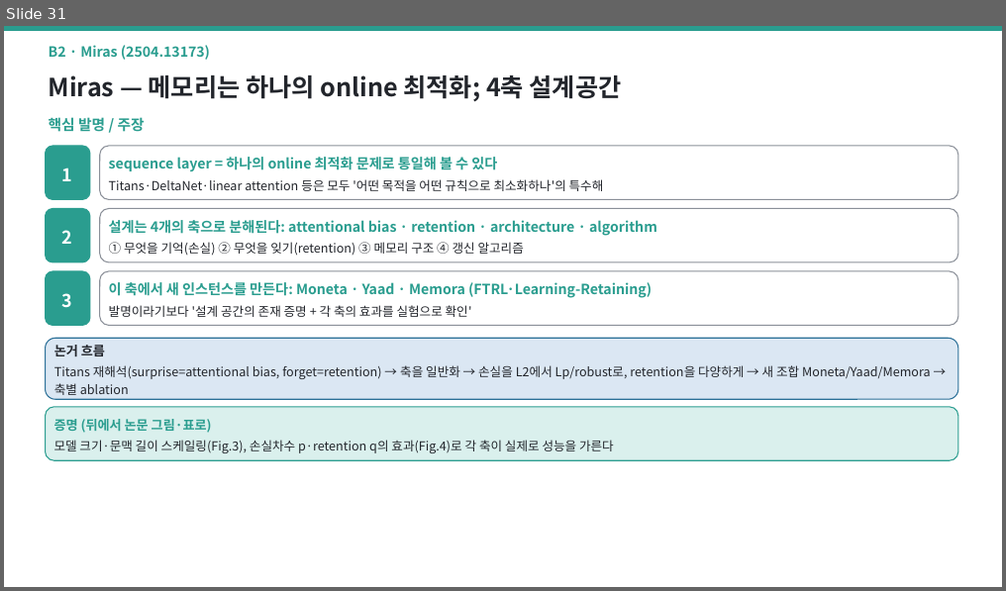
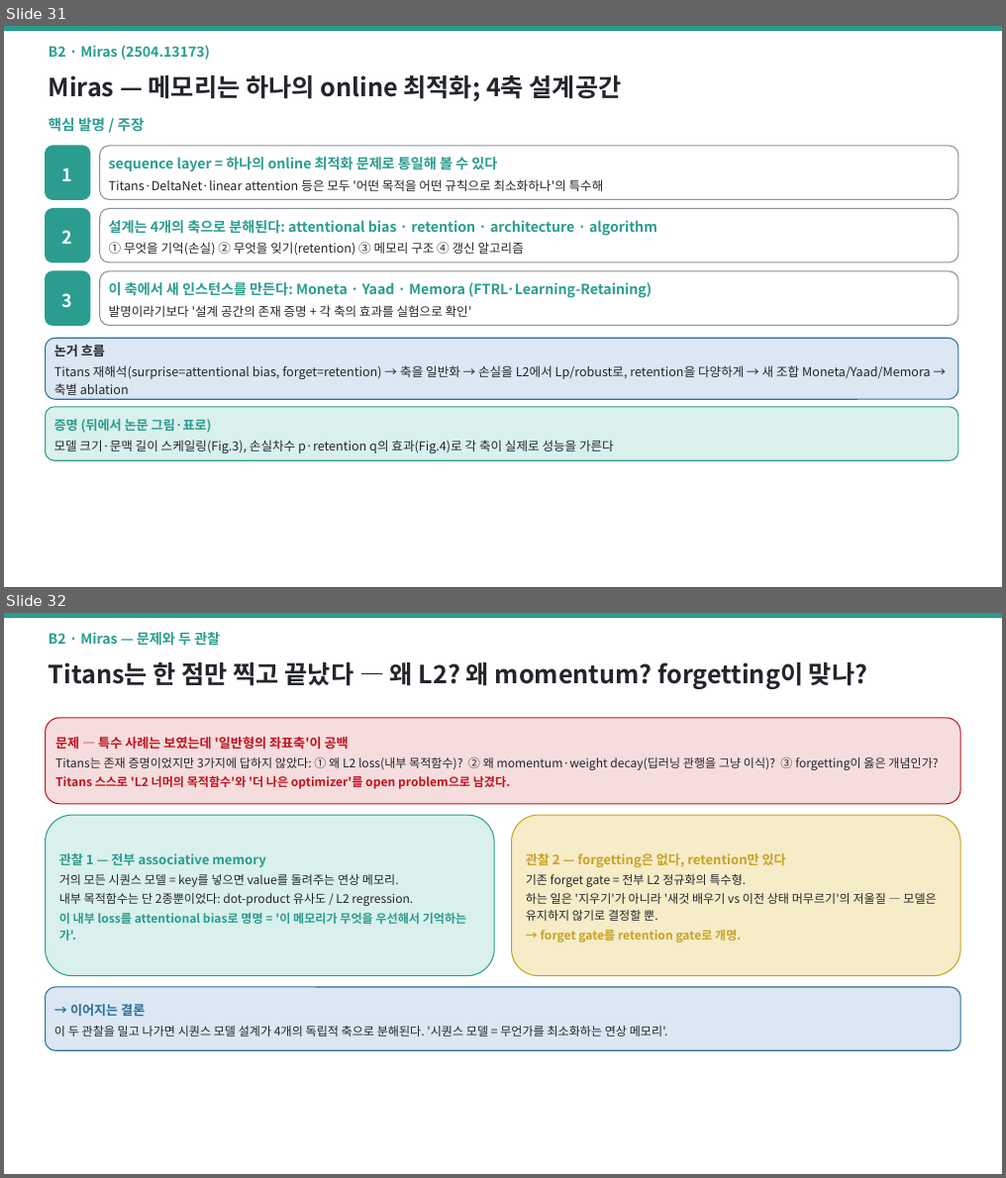
Before and after one commit to jimmylegendary/neural-memory-study, a slide deck: seminar/TTT-seminar.pptx. Shown one above the other, each under a label of ours: slide 31 before the commit, slides 31 and 32 after it. The pictures are 1006x591 and 1006x1178 pixels, drawn with LibreOffice and Linux fonts; fonts in the diff are those of the drawing. Boxes give left, top, right and bottom in pixels: in the first picture for what was removed or moved away, otherwise in the second. Text is boxed around its words. In the diff, an @@ line names an element or a change of style, - is before the commit and + after.

```diff
--- a/seminar/TTT-seminar.pptx
+++ b/seminar/TTT-seminar.pptx
@@ slide 32 added at (4,613,1002,1174), background #FFFFFF @@
@@ rectangle added at (4,613,1002,618), fill #2A9D8F, outline #2A9D8F 1 pt @@
@@ text added at (49,632,220,646), 13.5 pt, text #2A9D8F, bold @@
+B2 · Miras — 문제와 두 관찰
@@ text added at (49,663,867,689), 24 pt, text #22252B, bold @@
+Titans는 한 점만 찍고 끝났다 — 왜 L2? 왜 momentum? forgetting이 맞나?
@@ rounded rectangle added at (46,718,960,804), fill #F6DDDD, outline #C1121F 1 pt, 11.5 pt, text #22252B @@
+문제 — 특수 사례는 보였는데 '일반형의 좌표축'이 공백
+Titans는 존재 증명이었지만 3가지에 답하지 않았다: ① 왜 L2 loss(내부 목적함수)? ② 왜 momentum·weight decay(딥러닝 관행을 그냥 이식)? ③ forgetting이 옳은 개념인가?
+Titans 스스로 'L2 너머의 목적함수'와 '더 나은 optimizer'를 open problem으로 남겼다.
@@ rounded rectangle added at (46,815,494,976), fill #DAF0ED, outline #2A9D8F 1 pt, 11.5 pt, text #22252B @@
+관찰 1 — 전부 associative memory
+거의 모든 시퀀스 모델 = key를 넣으면 value를 돌려주는 연상 메모리.
+내부 목적함수는 단 2종뿐이었다: dot-product 유사도 / L2 regression.
+이 내부 loss를 attentional bias로 명명 = '이 메모리가 무엇을 우선해서 기억하는가'.
@@ rounded rectangle added at (512,815,960,976), fill #F6ECC7, outline #C9A227 1 pt, 11.5 pt, text #22252B @@
+관찰 2 — forgetting은 없다, retention만 있다
+기존 forget gate = 전부 L2 정규화의 특수형.
+하는 일은 '지우기'가 아니라 '새것 배우기 vs 이전 상태 머무르기'의 저울질 — 모델은 유지하지 않기로 결정할 뿐.
+→ forget gate를 retention gate로 개명.
@@ rounded rectangle added at (46,987,960,1051), fill #DBE7F3, outline #2A6F97 1 pt, 11.5 pt, text #22252B @@
+→ 이어지는 결론
+이 두 관찰을 밀고 나가면 시퀀스 모델 설계가 4개의 독립적 축으로 분해된다. '시퀀스 모델 = 무언가를 최소화하는 연상 메모리'.
```
Also in this commit, not shown: 1 slide changed, 4 other slides added, 1 slide removed, 1 other file.
